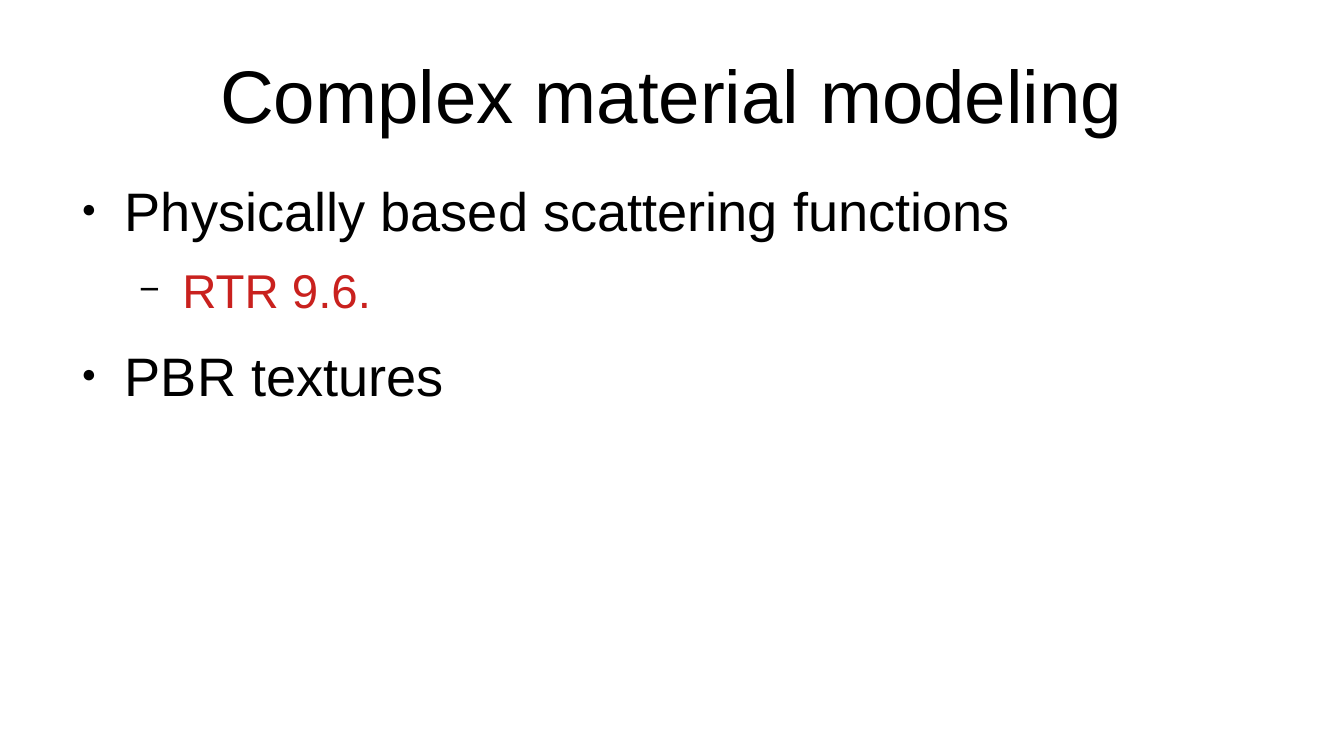
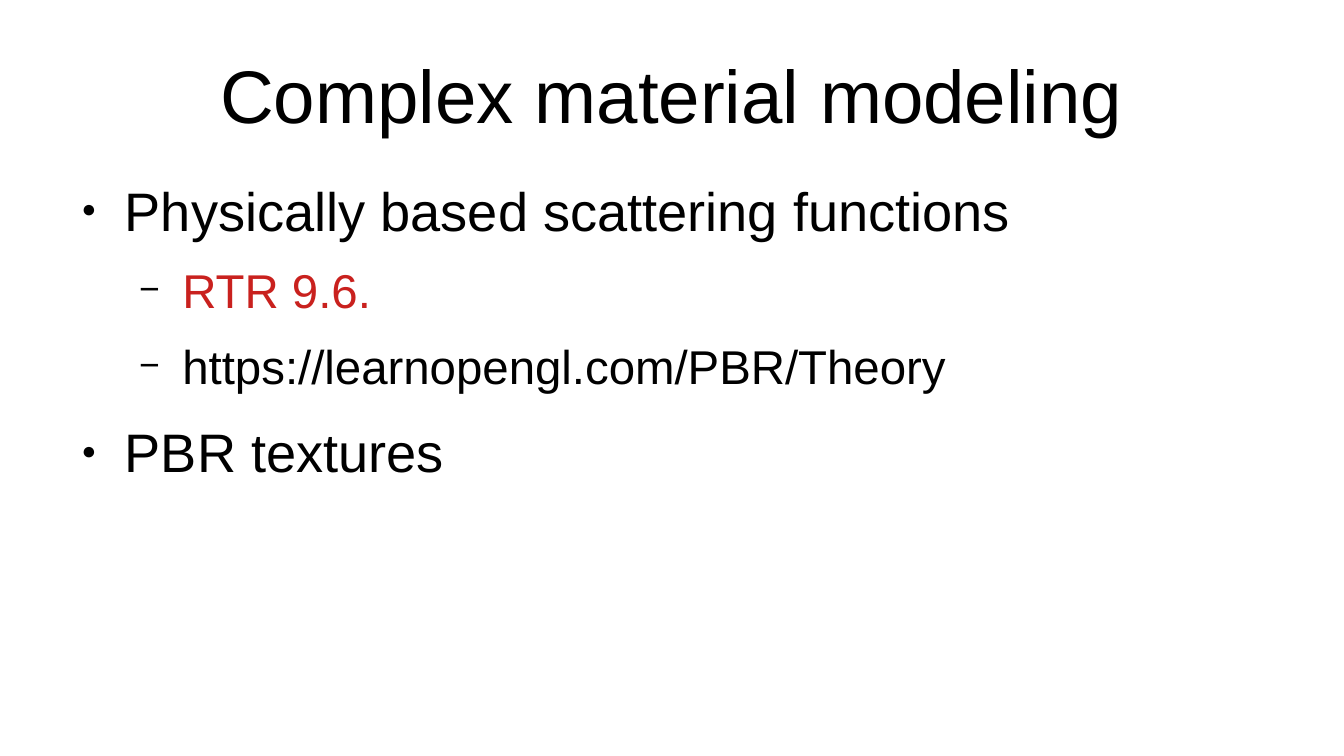
Before and after one commit to lorentzo/IntroductionToComputerGraphics, a slide deck: slide 52 of lectures/6_more_3D_scene/1_intro.odp. Drawn at 1344x756 pixels with LibreOffice and Linux fonts; fonts in the diff are those of the drawing. Boxes give left, top, right and bottom in pixels: in the first picture for what was removed or moved away, otherwise in the second. Text is boxed around its words. In the diff, an @@ line names an element or a change of style, - is before the commit and + after.

```diff
--- a/lectures/6_more_3D_scene/1_intro.odp
+++ b/lectures/6_more_3D_scene/1_intro.odp
@@ text at bbox=[182, 349, 945, 394]: paragraph added @@
+  − https://learnopengl.com/PBR/Theory
```
Also in this commit, not shown: 7 other files.
